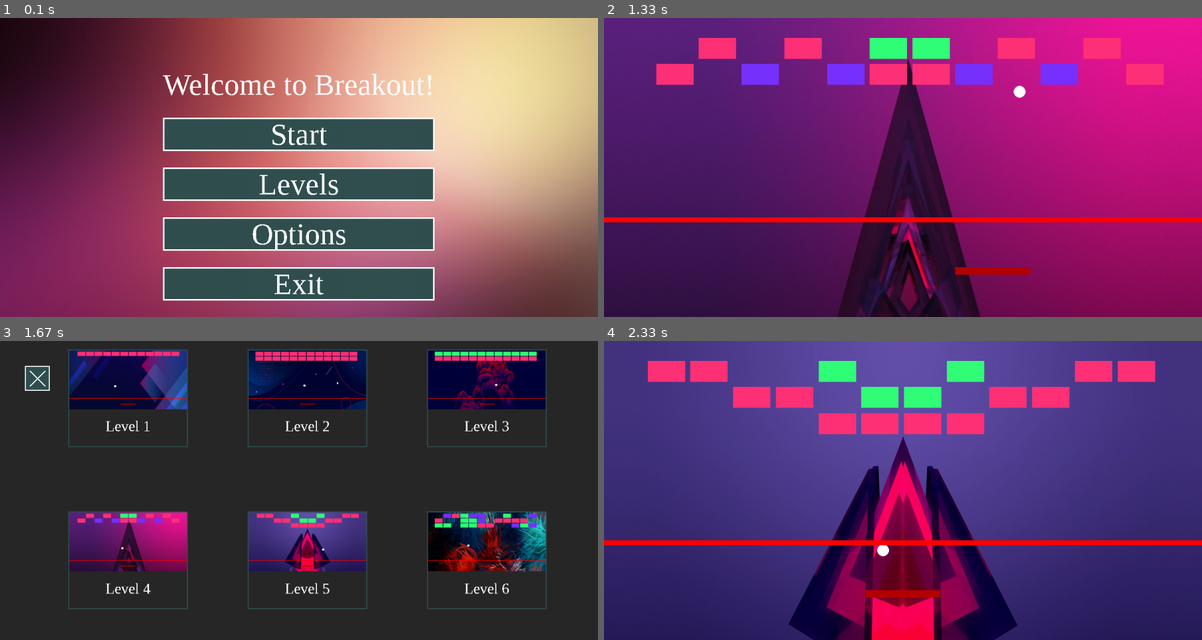
Above: before the commit, frames 1-4 (two rows, left to right).
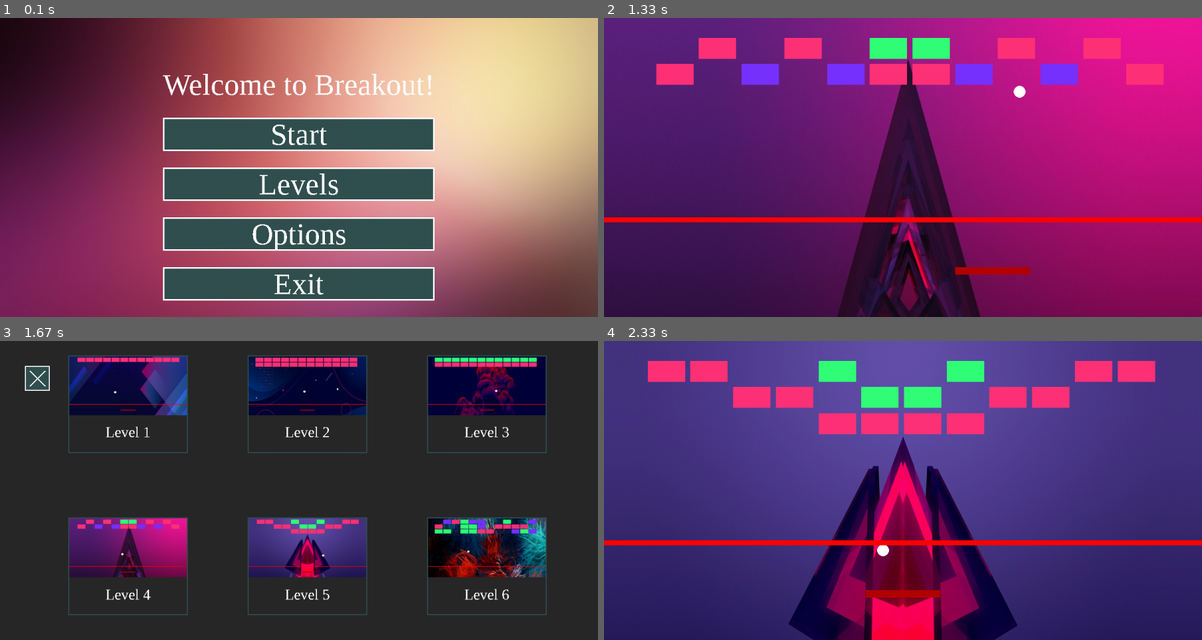
Above: after the commit, the same moments.

Repository: Kevin333221/INF-1400
Game: pygame game, started from Main.py
Same seed, same stepped clock (60 frames per second), same inputs: the game is played once before the commit and once after it.
Inputs (mouse positions are in pixels of both pictures, inside the frame that each line leads up to):
- Up to frame 1 (0.1 s): no input
- Up to frame 2 (1.33 s): press the mouse at (903, 182) at 0.37 s; move the mouse to (807, 209) at 0.47 s; release the mouse at (717, 236) at 0.6 s; tap Space at 0.67, 1.07 s; hold Esc from 1 s (still down); hold Right from 1 s (still down)
- Up to frame 3 (1.67 s): tap Space at 1.37 s; release Esc at 1.47 s; release Right at 1.47 s; press the mouse at (299, 535) at 1.53 s; move the mouse to (334, 508) at 1.63 s
- Up to frame 4 (2.33 s): release the mouse at (974, 481) at 1.77 s; press the mouse at (903, 535) at 1.87 s; move the mouse to (807, 541) at 1.97 s; release the mouse at (705, 550) at 2.1 s; move the mouse to (675, 424) at 2.2 s; tap Space at 2.23 s

Frames 1-2 are identical in both runs. In frame 3, 14% of the frame differs, in the area x 11-92%, y 2-92%; in frame 4, nothing differs.

Commit message:
Adding Lore

Diff:
--- a/Main.py
+++ b/Main.py
@@ -1,7 +1,6 @@
 from math import sqrt
 from os import remove
 import random
-from re import M
 import sys
 import pygame
 import Player
@@ -507,10 +506,10 @@
             pygame.draw.rect(screen, (60, 255, 255), (screen_w/3 + 40, screen_h/4 + 40 + block_height*3,  screen_w/3 - 80, block_height - 20), 2)
             if mouse_pressed[0]:
                 runs = False
-                main_song.play()
-                pygame.mouse.set_pos(screen_w/2, screen_h/4)
+                pygame.mouse.set_pos(screen_w/2, screen_h/6)
+                if level_sounds.get_busy() == False:
+                    main_song.play()
                 main()
-
         else:
             pygame.draw.rect(screen, (100, 100, 100), (screen_w/3 + 40, screen_h/4 + 40 + block_height*3,  screen_w/3 - 80, block_height - 20), 2)
 
@@ -576,30 +575,38 @@
             pygame.draw.rect(screen, (50, 80, 80),(block_unit.x, block_unit.y, block_unit.w, block_unit.h*4))
 
             # Left Collum Cells
-            # First Cell
+            # Enemies Lore
             if mouse_pos[0] > block_unit.x and mouse_pos[0] < block_unit.x + block_unit.w and mouse_pos[1] > block_unit.y and mouse_pos[1] < block_unit.y + block_unit.h:
                 pygame.draw.rect(screen, (60, 255, 255), (block_unit.x, block_unit.y, block_unit.w, block_unit.h), 2)
+                if mouse_pressed[0]:
+                    pass
             else:
                 pygame.draw.rect(screen, (255, 255, 255), (block_unit.x, block_unit.y, block_unit.w, block_unit.h), 2)
             screen.blit(enemies_text, (block_unit.x + block_unit.w/2 - enemies_text.get_width()/2, block_unit.y + block_unit.h/2 - enemies_text.get_height()/2))
 
-            # Second Cell
+            # Powerups Lore
             if mouse_pos[0] > block_unit.x and mouse_pos[0] < block_unit.x + block_unit.w and mouse_pos[1] > block_unit.y + block_unit.h*1 and mouse_pos[1] < block_unit.y + block_unit.h*2:
                 pygame.draw.rect(screen, (60, 255, 255), (block_unit.x, block_unit.y + block_unit.h*1, block_unit.w, block_unit.h), 2)
+                if mouse_pressed[0]:
+                    pass
             else:
                 pygame.draw.rect(screen, (255, 255, 255), (block_unit.x, block_unit.y + block_unit.h*1, block_unit.w, block_unit.h), 2)
             screen.blit(powerups_text, (block_unit.x + block_unit.w/2 - powerups_text.get_width()/2, block_unit.y + block_unit.h*1.5 - powerups_text.get_height()/2))
 
-            # Third Cell
+            # Songs/Sounds Lore
             if mouse_pos[0] > block_unit.x and mouse_pos[0] < block_unit.x + block_unit.w and mouse_pos[1] > block_unit.y + block_unit.h*2 and mouse_pos[1] < block_unit.y + block_unit.h*3:
                 pygame.draw.rect(screen, (60, 255, 255), (block_unit.x, block_unit.y + block_unit.h*2, block_unit.w, block_unit.h), 2)
+                if mouse_pressed[0]:
+                    pass
             else:
                 pygame.draw.rect(screen, (255, 255, 255), (block_unit.x, block_unit.y + block_unit.h*2, block_unit.w, block_unit.h), 2)
             screen.blit(songs_text, (block_unit.x + block_unit.w/2 - songs_text.get_width()/2, block_unit.y + block_unit.h*2.5 - songs_text.get_height()/2))
 
-            # Fourth Cell
+            # Credits
             if mouse_pos[0] > block_unit.x and mouse_pos[0] < block_unit.x + block_unit.w and mouse_pos[1] > block_unit.y + block_unit.h*3 and mouse_pos[1] < block_unit.y + block_unit.h*4:
                 pygame.draw.rect(screen, (60, 255, 255), (block_unit.x, block_unit.y + block_unit.h*3, block_unit.w, block_unit.h), 2)
+                if mouse_pressed[0]:
+                    pass
             else:
                 pygame.draw.rect(screen, (255, 255, 255), (block_unit.x, block_unit.y + block_unit.h*3, block_unit.w, block_unit.h), 2)
             screen.blit(credits_text, (block_unit.x + block_unit.w/2 - credits_text.get_width()/2, block_unit.y + block_unit.h*3.5 - songs_text.get_height()/2))
@@ -718,7 +725,6 @@
                     pygame.display.set_mode((screen_w, screen_h))
                     pygame.mouse.set_pos(screen_w/2, screen_h/4)
                     node_x = ((screen_w/2 + 20) + (screen_w/2 + main_title.get_width()/2 - 10 - 20))/2
-
             screen.blit(size_800x600, ((screen_w/2 +  (main_title.get_width()/2 - 10)/2 - size_800x600.get_width()/2), screen_h/3 + 10 + size_800x600.get_height()/2))
 
             # 1200x800 Button
@@ -743,7 +749,7 @@
                     screen_w = 1600
                     screen_h = 800
                     pygame.display.set_mode((screen_w, screen_h))
-                    pygame.mouse.set_pos(screen_w/2, screen_h/4)
+                    pygame.mouse.set_pos(screen_w/2, screen_h/6)
                     node_x = ((screen_w/2 + 20) + (screen_w/2 + main_title.get_width()/2 - 10 - 20))/2
             screen.blit(size_1600x800, ((screen_w/2 +  (main_title.get_width()/2 - 10)/2 - size_1600x800.get_width()/2), screen_h/3 + 10 + size_1600x800.get_height()/2 + main_start.get_height()*2))
 
@@ -831,78 +837,78 @@
 
         # Level Images
         # Row 1
-        screen.blit(levels_level1, (spawn_shift + space + scale_w*0, space))
-        screen.blit(levels_level2, (spawn_shift + space + scale_w*1, space))
-        screen.blit(levels_level3, (spawn_shift + space + scale_w*2, space))
+        screen.blit(levels_level1, (spawn_shift + space + scale_w*0, space + spawn_shift/10))
+        screen.blit(levels_level2, (spawn_shift + space + scale_w*1, space + spawn_shift/10))
+        screen.blit(levels_level3, (spawn_shift + space + scale_w*2, space + spawn_shift/10))
 
         # Row 2
-        screen.blit(levels_level4, (spawn_shift + space + scale_w*0, space*20))
-        screen.blit(levels_level5, (spawn_shift + space + scale_w*1, space*20))
-        screen.blit(levels_level6, (spawn_shift + space + scale_w*2, space*20))
+        screen.blit(levels_level4, (spawn_shift + space + scale_w*0, space*20 + spawn_shift/10))
+        screen.blit(levels_level5, (spawn_shift + space + scale_w*1, space*20 + spawn_shift/10))
+        screen.blit(levels_level6, (spawn_shift + space + scale_w*2, space*20 + spawn_shift/10))
 
         # Level Texts
         # Row 1
-        screen.blit(levels_level1_text, (spawn_shift + space + scale_w*0 + levels_level1.get_width()/2 - levels_level1_text.get_width()/2, levels_level1.get_height() + space*2))
-        screen.blit(levels_level2_text, (spawn_shift + space + scale_w*1 + levels_level2.get_width()/2 - levels_level2_text.get_width()/2, levels_level2.get_height() + space*2))
-        screen.blit(levels_level3_text, (spawn_shift + space + scale_w*2 + levels_level3.get_width()/2 - levels_level3_text.get_width()/2, levels_level3.get_height() + space*2))
+        screen.blit(levels_level1_text, (spawn_shift + space + scale_w*0 + levels_level1.get_width()/2 - levels_level1_text.get_width()/2, levels_level1.get_height() + space*2 + spawn_shift/10))
+        screen.blit(levels_level2_text, (spawn_shift + space + scale_w*1 + levels_level2.get_width()/2 - levels_level2_text.get_width()/2, levels_level2.get_height() + space*2 + spawn_shift/10))
+        screen.blit(levels_level3_text, (spawn_shift + space + scale_w*2 + levels_level3.get_width()/2 - levels_level3_text.get_width()/2, levels_level3.get_height() + space*2 + spawn_shift/10))
 
         # Row 2
-        screen.blit(levels_level4_text, (spawn_shift + space + scale_w*0 + levels_level4.get_width()/2 - levels_level4_text.get_width()/2, levels_level4.get_height() + space*21))
-        screen.blit(levels_level5_text, (spawn_shift + space + scale_w*1 + levels_level5.get_width()/2 - levels_level5_text.get_width()/2, levels_level5.get_height() + space*21))
-        screen.blit(levels_level6_text, (spawn_shift + space + scale_w*2 + levels_level6.get_width()/2 - levels_level6_text.get_width()/2, levels_level6.get_height() + space*21))
+        screen.blit(levels_level4_text, (spawn_shift + space + scale_w*0 + levels_level4.get_width()/2 - levels_level4_text.get_width()/2, levels_level4.get_height() + space*21 + spawn_shift/10))
+        screen.blit(levels_level5_text, (spawn_shift + space + scale_w*1 + levels_level5.get_width()/2 - levels_level5_text.get_width()/2, levels_level5.get_height() + space*21 + spawn_shift/10))
+        screen.blit(levels_level6_text, (spawn_shift + space + scale_w*2 + levels_level6.get_width()/2 - levels_level6_text.get_width()/2, levels_level6.get_height() + space*21 + spawn_shift/10))
 
         block_unit = pygame.Rect(spawn_shift + space, space, screen_w/5, screen_h/5 + space*2.5 + levels_level1_text.get_height())
 
         # Level Selection
         # Row 1
-        if mouse_pos[0] > block_unit.x + scale_w*0 and mouse_pos[0] < block_unit.x + block_unit.w + scale_w*0 and mouse_pos[1] > block_unit.y and mouse_pos[1] < block_unit.y + block_unit.h:
-            pygame.draw.rect(screen, (60, 255, 255), (block_unit.x + scale_w*0, block_unit.y, block_unit.w, block_unit.h), 2)
+        if mouse_pos[0] > block_unit.x + scale_w*0 and mouse_pos[0] < block_unit.x + block_unit.w + scale_w*0 and mouse_pos[1] > block_unit.y + spawn_shift/10 and mouse_pos[1] < block_unit.y + block_unit.h:
+            pygame.draw.rect(screen, (60, 255, 255), (block_unit.x + scale_w*0, block_unit.y + spawn_shift/10, block_unit.w, block_unit.h), 2)
             if mouse_pressed[0]:
                 main_song.stop()
                 next_level(1)
         else:
-            pygame.draw.rect(screen, (50, 80, 80), (block_unit.x + scale_w*0, block_unit.y, block_unit.w, block_unit.h), 2)
-
-        if mouse_pos[0] > block_unit.x + scale_w*1 and mouse_pos[0] < block_unit.x + block_unit.w + scale_w*1 and mouse_pos[1] > block_unit.y and mouse_pos[1] < block_unit.y + block_unit.h:
-            pygame.draw.rect(screen, (60, 255, 255), (block_unit.x + scale_w*1, block_unit.y, block_unit.w, block_unit.h), 2)
+            pygame.draw.rect(screen, (50, 80, 80), (block_unit.x + scale_w*0, block_unit.y + spawn_shift/10, block_unit.w, block_unit.h), 2)
+
+        if mouse_pos[0] > block_unit.x + scale_w*1 and mouse_pos[0] < block_unit.x + block_unit.w + scale_w*1 and mouse_pos[1] > block_unit.y + spawn_shift/10 and mouse_pos[1] < block_unit.y + block_unit.h:
+            pygame.draw.rect(screen, (60, 255, 255), (block_unit.x + scale_w*1, block_unit.y + spawn_shift/10, block_unit.w, block_unit.h), 2)
             if mouse_pressed[0]:
                 main_song.stop()
                 next_level(2)
         else:
-            pygame.draw.rect(screen, (50, 80, 80), (block_unit.x + scale_w*1, block_unit.y, block_unit.w, block_unit.h), 2)
-
-        if mouse_pos[0] > block_unit.x + scale_w*2 and mouse_pos[0] < block_unit.x + block_unit.w + scale_w*2 and mouse_pos[1] > block_unit.y and mouse_pos[1] < block_unit.y + block_unit.h:
-            pygame.draw.rect(screen, (60, 255, 255), (block_unit.x + scale_w*2, block_unit.y, block_unit.w, block_unit.h), 2)
+            pygame.draw.rect(screen, (50, 80, 80), (block_unit.x + scale_w*1, block_unit.y + spawn_shift/10, block_unit.w, block_unit.h), 2)
+
+        if mouse_pos[0] > block_unit.x + scale_w*2 and mouse_pos[0] < block_unit.x + block_unit.w + scale_w*2 and mouse_pos[1] > block_unit.y + spawn_shift/10 and mouse_pos[1] < block_unit.y + block_unit.h:
+            pygame.draw.rect(screen, (60, 255, 255), (block_unit.x + scale_w*2, block_unit.y + spawn_shift/10, block_unit.w, block_unit.h), 2)
             if mouse_pressed[0]:
                 main_song.stop()
                 next_level(3)
         else:
-            pygame.draw.rect(screen, (50, 80, 80), (block_unit.x + scale_w*2, block_unit.y, block_unit.w, block_unit.h), 2)
+            pygame.draw.rect(screen, (50, 80, 80), (block_unit.x + scale_w*2, block_unit.y + spawn_shift/10, block_unit.w, block_unit.h), 2)
 
         # Row 2
-        if mouse_pos[0] > block_unit.x + scale_w*0 and mouse_pos[0] < block_unit.x + block_unit.w + scale_w*0 and mouse_pos[1] > block_unit.y + space*19 and mouse_pos[1] < block_unit.y + block_unit.h + space*19:
-            pygame.draw.rect(screen, (60, 255, 255), (block_unit.x + scale_w*0, block_unit.y + space*19, block_unit.w, block_unit.h), 2)
+        if mouse_pos[0] > block_unit.x + scale_w*0 and mouse_pos[0] < block_unit.x + block_unit.w + scale_w*0 and mouse_pos[1] > block_unit.y + space*19 + spawn_shift/10 and mouse_pos[1] < block_unit.y + block_unit.h + space*19:
+            pygame.draw.rect(screen, (60, 255, 255), (block_unit.x + scale_w*0, block_unit.y + space*19 + spawn_shift/10, block_unit.w, block_unit.h), 2)
             if mouse_pressed[0]:
                 main_song.stop()
                 next_level(4)
         else:
-            pygame.draw.rect(screen, (50, 80, 80), (block_unit.x + scale_w*0, block_unit.y + space*19, block_unit.w, block_unit.h), 2)
-
-        if mouse_pos[0] > block_unit.x + scale_w*1 and mouse_pos[0] < block_unit.x + block_unit.w + scale_w*1 and mouse_pos[1] > block_unit.y + space*19 and mouse_pos[1] < block_unit.y + block_unit.h + space*19:
-            pygame.draw.rect(screen, (60, 255, 255), (block_unit.x + scale_w*1, block_unit.y + space*19, block_unit.w, block_unit.h), 2)
+            pygame.draw.rect(screen, (50, 80, 80), (block_unit.x + scale_w*0, block_unit.y + space*19 + spawn_shift/10, block_unit.w, block_unit.h), 2)
+
+        if mouse_pos[0] > block_unit.x + scale_w*1 and mouse_pos[0] < block_unit.x + block_unit.w + scale_w*1 and mouse_pos[1] > block_unit.y + space*19 + spawn_shift/10 and mouse_pos[1] < block_unit.y + block_unit.h + space*19:
+            pygame.draw.rect(screen, (60, 255, 255), (block_unit.x + scale_w*1, block_unit.y + space*19 + spawn_shift/10, block_unit.w, block_unit.h), 2)
             if mouse_pressed[0]:
                 main_song.stop()
                 next_level(5)
         else:
-            pygame.draw.rect(screen, (50, 80, 80), (block_unit.x + scale_w*1, block_unit.y + space*19, block_unit.w, block_unit.h), 2)
-
-        if mouse_pos[0] > block_unit.x + scale_w*2 and mouse_pos[0] < block_unit.x + block_unit.w + scale_w*2 and mouse_pos[1] > block_unit.y + space*19 and mouse_pos[1] < block_unit.y + block_unit.h + space*19:
-            pygame.draw.rect(screen, (60, 255, 255), (block_unit.x + scale_w*2, block_unit.y + space*19, block_unit.w, block_unit.h), 2)
+            pygame.draw.rect(screen, (50, 80, 80), (block_unit.x + scale_w*1, block_unit.y + space*19 + spawn_shift/10, block_unit.w, block_unit.h), 2)
+
+        if mouse_pos[0] > block_unit.x + scale_w*2 and mouse_pos[0] < block_unit.x + block_unit.w + scale_w*2 and mouse_pos[1] > block_unit.y + space*19 + spawn_shift/10 and mouse_pos[1] < block_unit.y + block_unit.h + space*19:
+            pygame.draw.rect(screen, (60, 255, 255), (block_unit.x + scale_w*2, block_unit.y + space*19 + spawn_shift/10, block_unit.w, block_unit.h), 2)
             if mouse_pressed[0]:
                 main_song.stop()
                 next_level(6)
         else:
-            pygame.draw.rect(screen, (50, 80, 80), (block_unit.x + scale_w*2, block_unit.y + space*19, block_unit.w, block_unit.h), 2)
+            pygame.draw.rect(screen, (50, 80, 80), (block_unit.x + scale_w*2, block_unit.y + space*19 + spawn_shift/10, block_unit.w, block_unit.h), 2)
 
         for event in pygame.event.get():
             if event.type == pygame.QUIT:
@@ -938,6 +944,7 @@
         pygame.draw.rect(screen, (255, 80, 80), (screen_w/2 - main_title.get_width()/2, screen_h/3 + 100, main_title.get_width(), main_start.get_height()))
         if mouse_pressed[0]:
             click.play()
+            pygame.mouse.set_pos((10, screen_h/2))
             levels()
     else:
         pygame.draw.rect(screen, (50, 80, 80), (screen_w/2 - main_title.get_width()/2, screen_h/3 + 100, main_title.get_width(), main_start.get_height()))
@@ -999,7 +1006,7 @@
 clock = pygame.time.Clock()
 running = True
 click.set_volume(0.5)
-main_song.play()
+level_sounds.play(main_song)
 
 # Game Loop
 while running:
